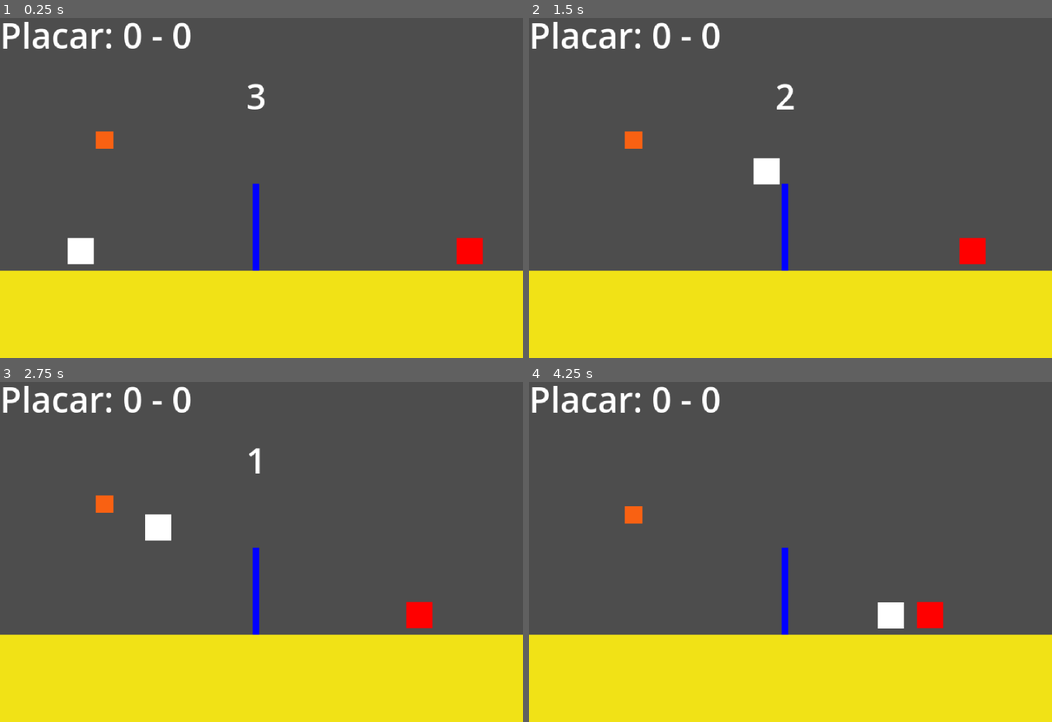
Above: before the commit, frames 1-4 (two rows, left to right).
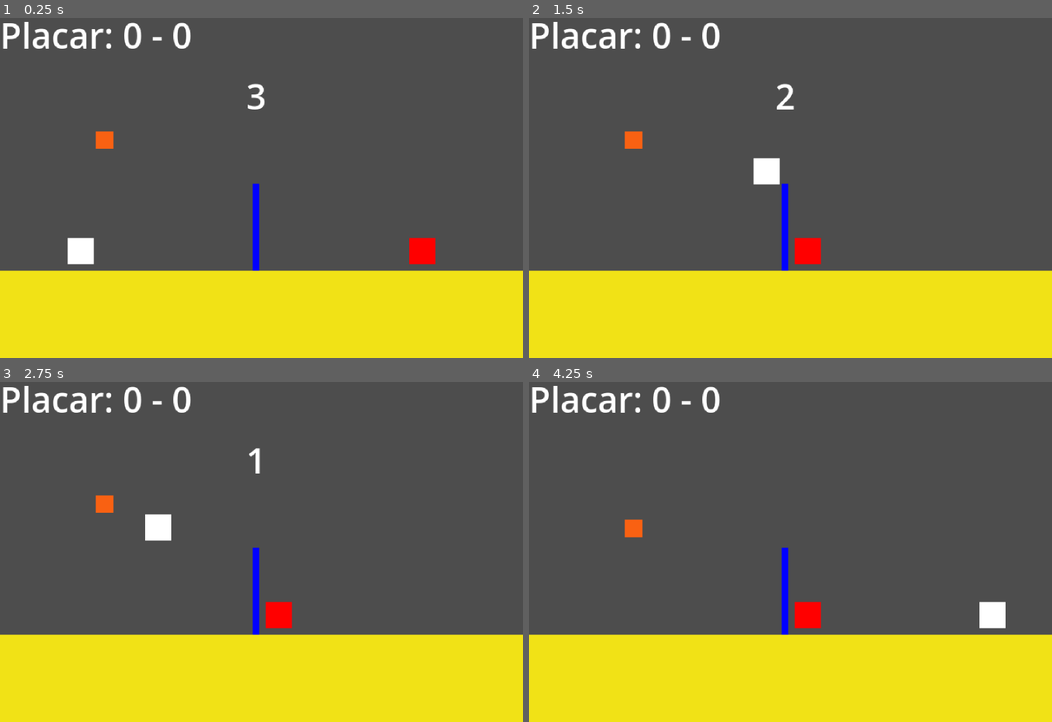
Above: after the commit, the same moments.

Repository: ygcs796/projeto-felpojam
Game: Godot game, scene res://main.tscn
The game is run twice, just before and just after one commit, with the same random seed, the same clock (stepped at 60 frames per second) and the same inputs. The project has no main scene, so this scene is started directly.
Inputs:
- Up to frame 1 (0.25 s): no input
- Up to frame 2 (1.5 s): tap Enter (ui_accept) at 0.5, 0.77 s; hold R 0.53-1.28 s; hold Right (ui_right) from 0.53 s (still down); tap R at 1.35 s
- Up to frame 3 (2.75 s): tap Enter (ui_accept) at 1.52 s; release Right (ui_right) at 2.03 s; hold Left (ui_left) from 2.03 s (still down); hold R from 2.03 s (still down)
- Up to frame 4 (4.25 s): release Left (ui_left) at 2.78 s; release R at 2.78 s; hold Right (ui_right) from 2.78 s (still down); tap R at 2.85 s; tap Enter (ui_accept) at 3.02, 3.77 s; hold R from 3.53 s (still down)

The runs differ from the first frame. In frame 1, 0.8% of the frame differs, in the area x 78-93%, y 64-73%; in frame 2, 0.8%; in frame 3, 0.8%; in frame 4, 1.9%, in the area x 18-92%, y 36-73%.

Commit message:
Bola e Bot
Melhore a dinâmica da bola e programei melhor o bot. Ainda tem como melhorar mais

Diff:
--- a/adversario.gd
+++ b/adversario.gd
@@ -1,17 +1,30 @@
 extends CharacterBody2D
+
+@export var velocidade_max = 50
+@export var velocidade_pulo = -125
+@export var sensibilidade = 0.1
+@export var altura_gatilho = 100
 
 @onready var bola = get_parent().get_node("bola_volei")
 
-const SPEED = 300.0
-const JUMP_VELOCITY = -400.0
-
-
 func _physics_process(delta: float) -> void:
 	move_and_collide(delta * velocity)
-	pass
 
-func _process(delta: float) -> void:
-	var diferenca_pos = (bola.position.x - position.x)
-	var velocidade = diferenca_pos / (delta * 1000)
-	position.x += velocidade * delta
-	pass
+	var diferenca_x = bola.global_position.x - global_position.x
+
+	# aplicando velocidade com um suavizador (sensibilidade)
+	velocity.x = diferenca_x * (velocidade_max * sensibilidade)
+
+	# limitador de velocidade (pra não ficar infinita)
+	velocity.x = clamp(velocity.x, -velocidade_max, velocidade_max)
+
+	if is_on_floor() and bola.global_position.y < altura_gatilho:
+
+		if abs(diferenca_x) < 50:
+			velocity.y = velocidade_pulo
+
+	if not is_on_floor():
+
+		velocity += get_gravity() * delta
+
+	move_and_slide()
--- a/bola_volei.tscn
+++ b/bola_volei.tscn
@@ -4,15 +4,15 @@
 
 [sub_resource type="PhysicsMaterial" id="PhysicsMaterial_kuqgl"]
 friction = 0.1
-bounce = 0.8
+bounce = 0.9
 
 [sub_resource type="CircleShape2D" id="CircleShape2D_m227u"]
 radius = 6.0
 
 [node name="bola_volei" type="RigidBody2D" unique_id=1832368253]
-mass = 0.001
+mass = 0.01
 physics_material_override = SubResource("PhysicsMaterial_kuqgl")
-gravity_scale = 0.07
+gravity_scale = 0.15
 linear_damp = 0.5
 script = ExtResource("1_m227u")
 
--- a/main.tscn
+++ b/main.tscn
@@ -30,6 +30,7 @@
 
 [node name="bola_volei" parent="." unique_id=1832368253 instance=ExtResource("6_7mycd")]
 position = Vector2(44, 56)
+linear_damp = 0.0
 
 [node name="zona_player" type="Area2D" parent="." unique_id=768409238]
 
--- a/player.gd
+++ b/player.gd
@@ -3,7 +3,7 @@
 
 const SPEED = 100.0
 const JUMP_VELOCITY = -250.0
-const forca_cabecada = 1
+const forca_cabecada = 0.1
 
 func _physics_process(delta: float) -> void:
 	# Add the gravity.
@@ -25,9 +25,8 @@
 	move_and_slide()
 
 
-#func _on_cabeca_body_entered(body: Node2D) -> void:
-	#if body is RigidBody2D:
-		#body.linear_velocity = Vector2.ZERO
-		#var direcao = Vector2(0, -1).rotated(deg_to_rad(randf_range(-10, 10)))
-		#body.apply_central_impulse(direcao * forca_cabecada)
-	#pass # Replace with function body.
+func _on_cabeca_body_entered(body: Node2D) -> void:
+	if body is RigidBody2D:
+		body.linear_velocity = Vector2.ZERO
+		var direcao = Vector2(0, -1).rotated(deg_to_rad(randf_range(-10, 10)))
+		body.apply_central_impulse(direcao * forca_cabecada)
